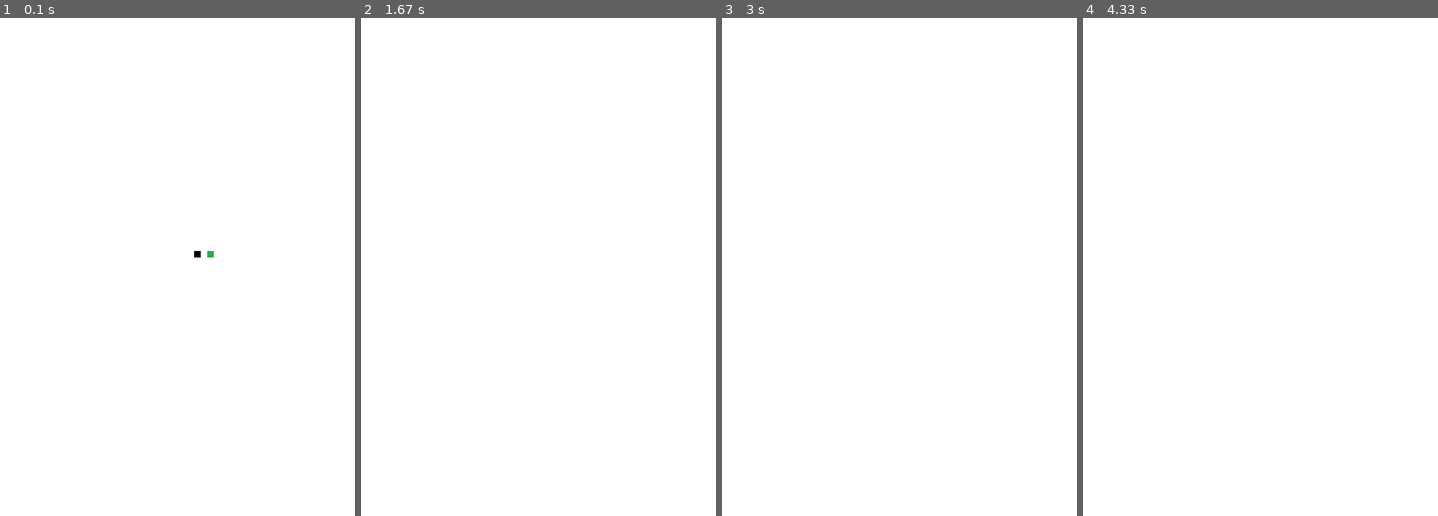
Above: before the commit, frames 1-4 (left to right).
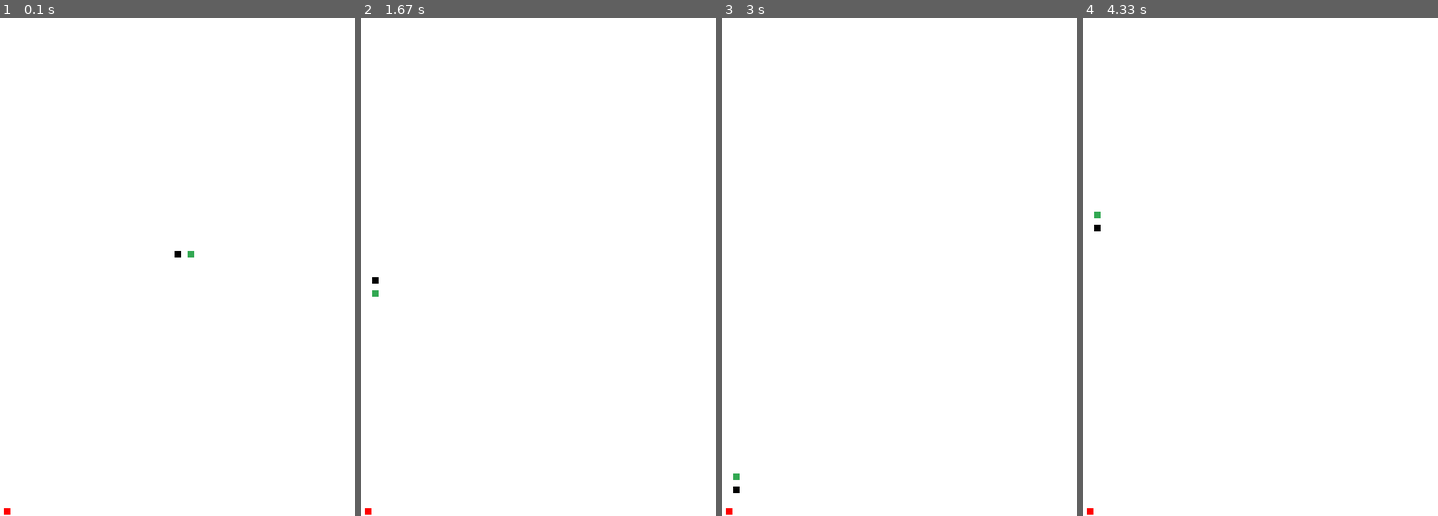
Above: after the commit, the same moments.

Repository: mcastre1/pygame
Game: pygame game, started from snake_game/main.py
Two runs of this game, one before a commit and one after it. Both use one fixed random seed, a clock stepped at 60 frames per second and the inputs below.
Inputs:
- Up to frame 1 (0.1 s): no input
- Up to frame 2 (1.67 s): hold Space 0.33-0.87 s; hold Left 0.33-0.87 s; hold Down from 1.47 s (still down)
- Up to frame 3 (3 s): release Down at 1.93 s; tap Space at 2.47 s; hold Up from 2.8 s (still down)
- Up to frame 4 (4.33 s): release Up at 3.27 s; tap Space at 3.97 s

The runs differ from the first frame. In frame 1, 0.1% of the frame differs, in the area x 1-61%, y 46-100%; in frame 2, less than 0.1%; in frame 3, less than 0.1%; in frame 4, less than 0.1%.

Commit message:
Snake body addition on apple, head collision and apple respawn.

Diff:
--- a/snake_game/main.py
+++ b/snake_game/main.py
@@ -2,14 +2,40 @@
 from settings import *
 from sprites.head import Head
 from sprites.body import Body
+from sprites.apple import Apple
+import random
 
 def checkCollision():
-    global head_group, body_group, head
+    global head_group, body_group, head, tail
 
     for body in body_group:
         if body.rect.colliderect(head.rect):
             print("Collided")
 
+    for pickup in pickup_group:
+        if head.rect.colliderect(pickup.rect):
+            pickup.kill()
+            pickup_group.add(Apple(random.randint(0,SCREEN_WIDTH), random.randint(0, SCREEN_HEIGHT)))
+            if len(body_group) == 0:
+                if head.direction == 'Right':
+                    body_group.add(Body(head.pos_x - SIZE, head.pos_y, head.direction))
+                elif head.direction == 'Left':
+                    body_group.add(Body(head.pos_x + SIZE, head.pos_y, head.direction))
+                elif head.direction == 'Up':
+                    body_group.add(Body(head.pos_x, head.pos_y + SIZE, head.direction))
+                elif head.direction == 'Down':
+                    body_group.add(Body(head.pos_x, head.pos_y - SIZE, head.direction))
+            else:
+                tail = body_group.sprites()[-1]
+
+                if head.direction == 'Right':
+                    body_group.add(Body(tail.pos_x - SIZE, tail.pos_y, tail.direction))
+                elif head.direction == 'Left':
+                    body_group.add(Body(tail.pos_x + SIZE, tail.pos_y, tail.direction))
+                elif head.direction == 'Up':
+                    body_group.add(Body(tail.pos_x, tail.pos_y + SIZE, tail.direction))
+                elif head.direction == 'Down':
+                    body_group.add(Body(tail.pos_x, tail.pos_y - SIZE, tail.direction))
 
 pygame.init()
 clock = pygame.time.Clock()
@@ -27,6 +53,9 @@
 # Add sprites to groups
 head_group.add(head)
 
+# Spawn initial apple
+pickup_group.add(Apple(random.randint(0, SCREEN_WIDTH), random.randint(0, SCREEN_HEIGHT)))
+
 while True:
     for event in pygame.event.get():
         if event.type == pygame.QUIT:
@@ -43,28 +72,28 @@
             elif keys[pygame.K_RIGHT]:
                 head.set_direction('Right')
 
-            if keys[pygame.K_SPACE]:
-                if len(body_group) == 0:
-                    if head.direction == 'Right':
-                        body_group.add(Body(head.pos_x - SIZE, head.pos_y, head.direction))
-                    elif head.direction == 'Left':
-                        body_group.add(Body(head.pos_x + SIZE, head.pos_y, head.direction))
-                    elif head.direction == 'Up':
-                        body_group.add(Body(head.pos_x, head.pos_y + SIZE, head.direction))
-                    elif head.direction == 'Down':
-                        body_group.add(Body(head.pos_x, head.pos_y - SIZE, head.direction))
-                else:
-                    tail = body_group.sprites()[-1]
-                    direction = tail.direction
+            # if keys[pygame.K_SPACE]:
+            #     if len(body_group) == 0:
+            #         if head.direction == 'Right':
+            #             body_group.add(Body(head.pos_x - SIZE, head.pos_y, head.direction))
+            #         elif head.direction == 'Left':
+            #             body_group.add(Body(head.pos_x + SIZE, head.pos_y, head.direction))
+            #         elif head.direction == 'Up':
+            #             body_group.add(Body(head.pos_x, head.pos_y + SIZE, head.direction))
+            #         elif head.direction == 'Down':
+            #             body_group.add(Body(head.pos_x, head.pos_y - SIZE, head.direction))
+            #     else:
+            #         tail = body_group.sprites()[-1]
+            #         direction = tail.direction
 
-                    if head.direction == 'Right':
-                        body_group.add(Body(tail.pos_x - SIZE, tail.pos_y, tail.direction))
-                    elif head.direction == 'Left':
-                        body_group.add(Body(tail.pos_x + SIZE, tail.pos_y, tail.direction))
-                    elif head.direction == 'Up':
-                        body_group.add(Body(tail.pos_x, tail.pos_y + SIZE, tail.direction))
-                    elif head.direction == 'Down':
-                        body_group.add(Body(tail.pos_x, tail.pos_y - SIZE, tail.direction))
+            #         if head.direction == 'Right':
+            #             body_group.add(Body(tail.pos_x - SIZE, tail.pos_y, tail.direction))
+            #         elif head.direction == 'Left':
+            #             body_group.add(Body(tail.pos_x + SIZE, tail.pos_y, tail.direction))
+            #         elif head.direction == 'Up':
+            #             body_group.add(Body(tail.pos_x, tail.pos_y + SIZE, tail.direction))
+            #         elif head.direction == 'Down':
+            #             body_group.add(Body(tail.pos_x, tail.pos_y - SIZE, tail.direction))
 
 
     screen.fill(WHITE)
@@ -74,8 +103,10 @@
 
     head_group.update()
 
+    pickup_group.draw(screen)
     head_group.draw(screen)
     body_group.draw(screen)
+
 
     new_body_group = body_group.sprites()[:-1]
 
@@ -94,4 +125,4 @@
 
     pygame.display.update()
 
-    clock.tick()
+    clock.tick(30)
--- a/snake_game/sprites/apple.py
+++ b/snake_game/sprites/apple.py
@@ -0,0 +1,11 @@
+import pygame
+from settings import *
+
+class Apple(pygame.sprite.Sprite):
+    def __init__(self, pos_x, pos_y):
+        pygame.sprite.Sprite.__init__(self)
+        self.image = pygame.Surface((SIZE, SIZE))
+        self.rect = self.image.get_rect()
+        self.image.fill('red')
+
+        self.rect.center = (pos_x, pos_y)
